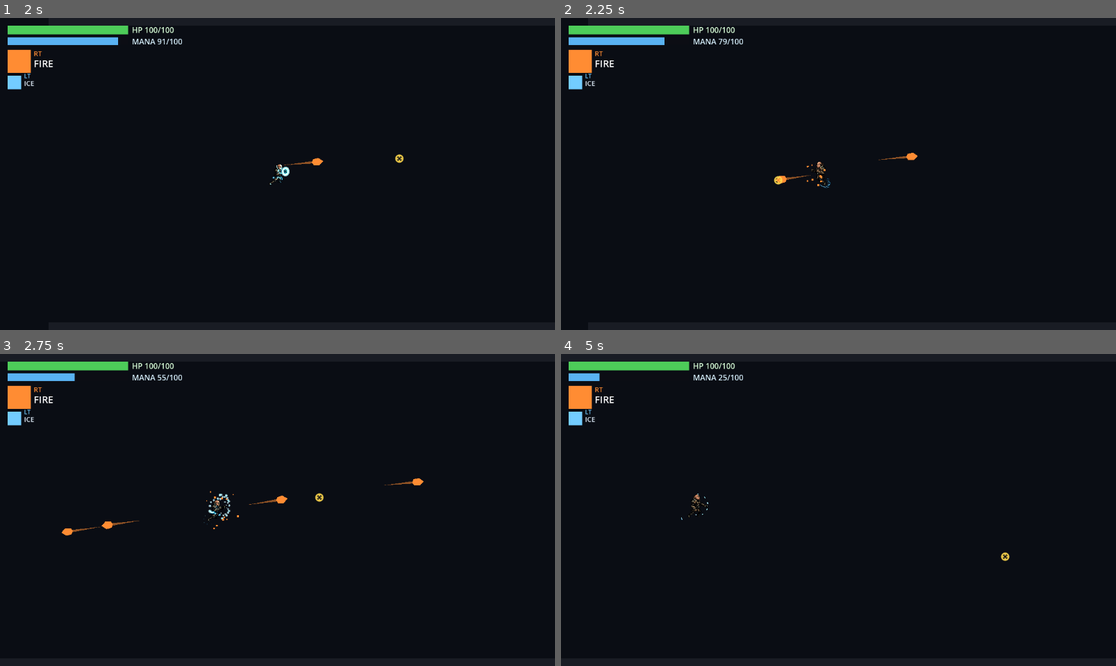
Above: before the commit, frames 1-4 (two rows, left to right).
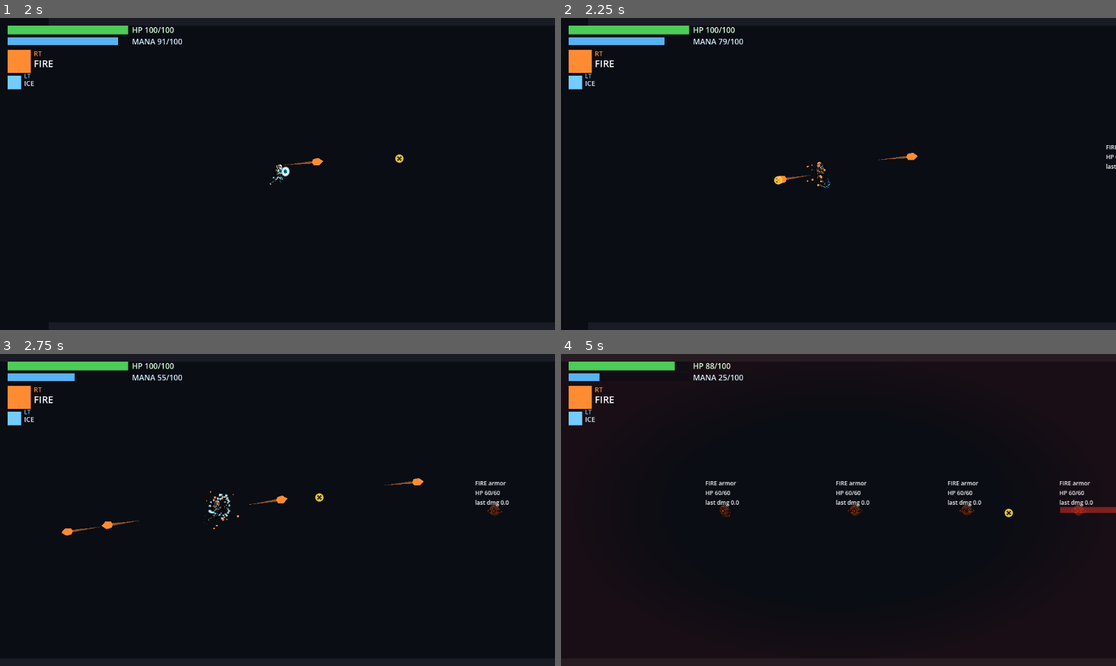
Above: after the commit, the same moments.

Repository: lordiwa/mageRage
Game: Godot game, scene res://scenes/level_select.tscn
Same seed, same stepped clock (60 frames per second), same inputs: the game is played once before the commit and once after it.
Inputs (mouse positions are in pixels of both pictures, inside the frame that each line leads up to):
- Up to frame 1 (2 s): click "Shmup 01" at 0.5 s; tap Enter at 1.25 s; move the mouse to (399, 158) at 1.27 s; hold D (move_right) from 1.28 s (still down); tap Shift (dash) at 1.35 s; click (399, 158) at 1.42 s; tap Space (jump) at 1.52 s
- Up to frame 2 (2.25 s): release D (move_right) at 2 s; drag from (727, 189) to (882, 161) at 2.02 s
- Up to frame 3 (2.75 s): no input
- Up to frame 4 (5 s): move the mouse to (894, 441) at 2.77 s; hold D (move_right) 2.78-3.5 s; tap Q (cast_secondary) at 2.85 s; tap Shift (dash) at 3.05, 4.55 s; drag from (810, 572) to (821, 450) at 3.52 s; move the mouse to (1005, 556) at 4.27 s; hold A (move_left) from 4.28 s (still down); tap 1 (element_1) at 4.35 s; tap Space (jump) at 4.52 s

Frame 1 is identical in both runs. In frame 2, less than 0.1% of the frame differs, in the area x 98-100%, y 40-49%; in frame 3, 0.2%; in frame 4, 1.3%, in the area x 20-100%, y 2-67%.

Commit message:
feat(TASK-066): stream existing flying drones in from the right in data-driven waves
Add ShmupSpawner (scripts/levels/shmup_spawner.gd) — the auto-scroll shmup
enemy stream. It emits the EXISTING EmpireDrone / ShieldDrone scenes (reused,
no new enemy type) from the camera's live RIGHT edge in timed, data-driven
waves; spawned enemies drift leftward (ENTRY_SPEED) so they approach as the
frame scrolls, and are recycled when off the LEFT edge or dead.

- Data-driven DEFAULT_WAVES: array of {enemy_type,count,spacing,y_pattern,
  t_start}; retuning is array-only. Tunable consts SPAWN_MARGIN, ENTRY_SPEED,
  SINE_AMPLITUDE_FRAC, SINE_PHASE_STEP, EDGE_INSET_FRAC.
- Pure frame-free y_for_pattern(LINE/SINE/TOP/BOTTOM, rect, index) derives the
  entry y from the live camera rect (no magic numbers).
- Deterministic seam: update(delta) drives the wave clock; spawn_callback /
  release_callback Callables let a test inject a fake scroller + spawn/release
  spies (no real frames, no real enemy .tscn). In game they default to a real
  drone factory + a DEFERRED queue_free release (TASK-044 discipline: the sweep
  runs from _physics_process, so the free is deferred, never a synchronous
  disable of a live CollisionObject).
- Wired into levels/shmup_01.tscn + shmup_01.gd (fed the auto-scroll camera on
  _ready; spawner() accessor). Shmup-only: no sector/enemy/collision/pool/flight
  files touched.

Full GUT 914/914, gdlint clean.

Co-Authored-By: Claude Opus 4.8 (1M context) <noreply@anthropic.com>

Diff:
--- a/levels/shmup_01.tscn
+++ b/levels/shmup_01.tscn
@@ -1,9 +1,10 @@
-[gd_scene load_steps=8 format=3 uid="uid://b8mageshmup001"]
+[gd_scene load_steps=9 format=3 uid="uid://b8mageshmup001"]
 
 [ext_resource type="PackedScene" uid="uid://b8mageragepl0r" path="res://scenes/player.tscn" id="1_player"]
 [ext_resource type="Script" path="res://scripts/levels/shmup_01.gd" id="2_shmup"]
 [ext_resource type="Script" path="res://scripts/levels/shmup_scroller.gd" id="3_scroller"]
 [ext_resource type="PackedScene" uid="uid://b8mageragephud0" path="res://scenes/player_hud.tscn" id="4_playerhud"]
+[ext_resource type="Script" path="res://scripts/levels/shmup_spawner.gd" id="5_spawner"]
 
 [sub_resource type="RectangleShape2D" id="Rect_floor"]
 size = Vector2(6400, 64)
@@ -72,3 +73,6 @@
 position = Vector2(220, 20)
 
 [node name="PlayerHUD" parent="." instance=ExtResource("4_playerhud")]
+
+[node name="ShmupSpawner" type="Node" parent="."]
+script = ExtResource("5_spawner")
--- a/scripts/levels/shmup_01.gd
+++ b/scripts/levels/shmup_01.gd
@@ -18,6 +18,9 @@
 @onready var _player: Node2D = get_node_or_null("Player")
 @onready var _player_spawn: Marker2D = get_node_or_null("PlayerSpawn")
 @onready var _scroller: ShmupScroller = get_node_or_null("ShmupScroller") as ShmupScroller
+## TASK-066: the enemy STREAM. Fed the auto-scroll camera on _ready so it emits the existing
+## flying-drone enemies from the LIVE right edge of the scrolling frame in data-driven waves.
+@onready var _spawner: ShmupSpawner = get_node_or_null("ShmupSpawner") as ShmupSpawner
 
 
 func _ready() -> void:
@@ -36,6 +39,10 @@
 		if _player_spawn != null:
 			_scroller.global_position = _player_spawn.global_position
 		_scroller.make_current()
+	# TASK-066: feed the spawner the live auto-scroll camera so it streams enemies in from the
+	# camera's RIGHT edge as the frame advances.
+	if _spawner != null and _scroller != null:
+		_spawner.set_scroller(_scroller)
 
 
 ## DD-014 always-flying setup, scoped to this level on the reused Player instance:
@@ -76,3 +83,8 @@
 ## Anchor accessor: the auto-scroll camera (read-only, for tests + the controller).
 func scroller() -> ShmupScroller:
 	return _scroller
+
+
+## TASK-066 accessor: the enemy stream spawner (read-only, for tests + the controller).
+func spawner() -> ShmupSpawner:
+	return _spawner
--- /dev/null
+++ b/scripts/levels/shmup_spawner.gd
@@ -0,0 +1,259 @@
+## Shmup enemy STREAM (TASK-066) — feeds the existing flying-drone enemies into the auto-scroll
+## shmup (levels/shmup_01.tscn) from the RIGHT edge of the scrolling frame, in timed
+## DATA-DRIVEN waves. Enemies drift LEFTWARD relative to the world so they approach the hero as
+## the frame scrolls past, and are RELEASED (recycled) the moment they leave the LEFT edge or
+## die. Reuses the EXISTING EmpireDrone / ShieldDrone scenes + their AI/projectiles — it only
+## PLACES them and gives them a shmup entry velocity; it invents no new enemy type.
+##
+## Scoped entirely to the shmup level (one ShmupSpawner node in shmup_01.tscn). The sectors'
+## statically-placed drones are untouched.
+##
+## UNIT-TESTABLE DETERMINISTICALLY: all timing runs through update(delta) (called directly by a
+## test, NOT buried in _physics_process), and BOTH the spawn and the release go through injected
+## Callable seams (spawn_callback / release_callback). A test feeds a fake scroller (a fixed
+## Rect2), a spawn spy (records type+position, returns a fake enemy) and a release spy — so spawn
+## count, position, and despawn are asserted with NO real frames and NO real enemy .tscn
+## instancing. In game the seams default to a real drone-instancing factory + a real free path.
+class_name ShmupSpawner extends Node
+
+## Vertical entry formations for a wave. The y of each spawned enemy is derived from the live
+## camera rect (NOT magic numbers) via y_for_pattern() so a wave reads the same at any viewport.
+enum YPattern { LINE, SINE, TOP, BOTTOM }
+
+## How far PAST the right edge of the camera rect an enemy spawns (px) — just off-screen so it
+## slides into view rather than popping in. Tunable.
+const SPAWN_MARGIN := 64.0
+
+## Leftward world speed (px/s) given to a spawned enemy so it approaches as the frame scrolls.
+## Below the drones' own chase speed so their AI still has authority once on-screen. Tunable.
+const ENTRY_SPEED := 70.0
+
+## SINE formation knobs (fraction of the rect height for the amplitude; radians of phase added
+## per member so a wave of sine enemies traces a wave, not a flat line). Tunable.
+const SINE_AMPLITUDE_FRAC := 0.30
+const SINE_PHASE_STEP := 0.9
+
+## TOP / BOTTOM inset as a fraction of the rect height from the respective edge (keeps the
+## enemy inside the playfield, clear of the greybox bounds). Tunable.
+const EDGE_INSET_FRAC := 0.20
+
+## Enemy-type index -> the EXISTING drone scene it reuses. Data-driven waves reference these by
+## index so the wave table stays free of resource paths. 0 = Empire (ELEC orb), 1 = Shield (ICE).
+const ENEMY_SCENES := {
+	0: "res://scenes/empire_drone.tscn",
+	1: "res://scenes/shield_drone.tscn",
+}
+
+## The DATA-DRIVEN wave stream — the single place to add/retune waves. Each wave is
+## {enemy_type, count, spacing, y_pattern, t_start}:
+##   enemy_type : index into ENEMY_SCENES (which existing drone to stream);
+##   count      : how many enemies the wave emits;
+##   spacing    : seconds between successive emits within the wave;
+##   y_pattern  : a YPattern (LINE/SINE/TOP/BOTTOM) entry formation;
+##   t_start    : seconds (since the spawner started) the wave's first emit fires.
+## Provisional pacing — TASK-067 owns the final tuning + win/lose. Settable so a test owns the
+## schedule.
+const DEFAULT_WAVES: Array = [
+	{"enemy_type": 0, "count": 4, "spacing": 0.8, "y_pattern": YPattern.LINE, "t_start": 1.5},
+	{"enemy_type": 1, "count": 3, "spacing": 1.0, "y_pattern": YPattern.TOP, "t_start": 6.0},
+	{"enemy_type": 0, "count": 5, "spacing": 0.6, "y_pattern": YPattern.SINE, "t_start": 10.0},
+]
+
+## The active wave stream (defaults to DEFAULT_WAVES; a test overrides it).
+var waves: Array = DEFAULT_WAVES.duplicate(true)
+
+## Spawn seam: called as spawn_callback.call(enemy_type: int, at: Vector2) -> Node2D. Returns the
+## spawned enemy handle the spawner tracks for despawn. Defaults to the real drone factory.
+var spawn_callback: Callable
+
+## Release seam: called as release_callback.call(enemy: Node2D) when an enemy leaves the LEFT
+## edge or dies. Defaults to the real free path.
+var release_callback: Callable
+
+## The auto-scroll camera (duck-typed: must expose visible_world_rect() -> Rect2). Fed by the
+## level controller; a test feeds a fake. Read each update for the LIVE right edge + rect.
+var _scroller: Object
+
+## Seconds elapsed since the spawner began driving update() — the wave clock.
+var _clock := 0.0
+
+## Per-wave count of emits already fired, parallel to `waves` (index-aligned).
+var _emitted: Array[int] = []
+
+## Currently-live enemies this spawner owns (handles returned by spawn_callback). Drives the
+## per-tick entry motion + despawn sweep.
+var _active: Array = []
+
+
+func _ready() -> void:
+	# Default the seams to the real game paths (a test overrides them before first update).
+	if not spawn_callback.is_valid():
+		spawn_callback = Callable(self, "_default_spawn")
+	if not release_callback.is_valid():
+		release_callback = Callable(self, "_default_release")
+	_reset_emit_counters()
+
+
+## Drive the spawner one tick: advance the wave clock, fire any due emits, carry the live enemies
+## leftward, and sweep the off-screen / dead ones back to the pool. Called directly by a test
+## (deterministic, frame-free) and by _physics_process in game.
+func update(delta: float) -> void:
+	_clock += delta
+	if _emitted.size() != waves.size():
+		_reset_emit_counters()
+	_fire_due_spawns()
+	_advance_active(delta)
+	_sweep_despawns()
+
+
+func _physics_process(delta: float) -> void:
+	update(delta)
+
+
+## (Re)build the per-wave emit counters to match the current `waves` length.
+func _reset_emit_counters() -> void:
+	_emitted.clear()
+	for _w in waves:
+		_emitted.append(0)
+
+
+## Fire every emit whose scheduled time has arrived. Wave i emits its k-th enemy at
+## t_start + k * spacing; we catch up any emits due by the current clock (so a coarse delta never
+## drops an enemy). Each emit asks the seam to spawn at the right edge + the wave's y-pattern.
+func _fire_due_spawns() -> void:
+	for i in range(waves.size()):
+		var wave: Dictionary = waves[i]
+		var count: int = int(wave.get("count", 0))
+		var spacing: float = float(wave.get("spacing", 1.0))
+		var t_start: float = float(wave.get("t_start", 0.0))
+		while _emitted[i] < count:
+			var due_at := t_start + float(_emitted[i]) * spacing
+			if _clock < due_at:
+				break
+			var index := _emitted[i]
+			_emitted[i] += 1
+			_emit_one(wave, index)
+
+
+## Spawn a single enemy of `wave` at member `index`: compute the spawn point (right edge +
+## SPAWN_MARGIN, y from the wave's pattern), call the spawn seam, and start tracking the handle
+## with its leftward entry velocity. A null rect (no scroller) or null handle is a safe no-op.
+func _emit_one(wave: Dictionary, index: int) -> void:
+	if _scroller == null or not spawn_callback.is_valid():
+		return
+	var rect: Rect2 = _scroller.visible_world_rect()
+	var pattern: int = int(wave.get("y_pattern", YPattern.LINE))
+	var at := Vector2(
+		rect.position.x + rect.size.x + SPAWN_MARGIN,
+		y_for_pattern(pattern, rect, index),
+	)
+	var enemy: Variant = spawn_callback.call(int(wave.get("enemy_type", 0)), at)
+	if enemy == null:
+		return
+	_active.append(enemy)
+
+
+## Carry every live enemy LEFTWARD by ENTRY_SPEED * delta (world drift, on top of its own AI), so
+## it approaches the hero as the frame scrolls. Skips any handle that vanished.
+func _advance_active(delta: float) -> void:
+	for enemy in _active:
+		if enemy == null or not is_instance_valid(enemy):
+			continue
+		if enemy is Node2D:
+			(enemy as Node2D).global_position.x -= ENTRY_SPEED * delta
+
+
+## Sweep the active set: release (recycle) any enemy that has left the LEFT edge of the camera
+## rect OR reports dead, dropping it from the active set so it is never released twice. Rebuilds
+## the active list to also drop freed handles.
+func _sweep_despawns() -> void:
+	if _scroller == null:
+		return
+	var rect: Rect2 = _scroller.visible_world_rect()
+	var left_edge := rect.position.x
+	var survivors: Array = []
+	for enemy in _active:
+		if enemy == null or not is_instance_valid(enemy):
+			continue
+		if _should_release(enemy, left_edge):
+			if release_callback.is_valid():
+				release_callback.call(enemy)
+			continue
+		survivors.append(enemy)
+	_active = survivors
+
+
+## Release predicate: off the LEFT edge (fully past it) or dead. Duck-typed is_dead() so a fake
+## enemy (test) and a real drone (Health-backed is_dead) both work.
+func _should_release(enemy: Object, left_edge: float) -> bool:
+	if enemy is Node2D and (enemy as Node2D).global_position.x < left_edge:
+		return true
+	if enemy.has_method("is_dead") and enemy.is_dead():
+		return true
+	return false
+
+
+## Pure, frame-free formation helper: the spawn y for member `index` of a wave, derived from the
+## camera `rect` (no magic numbers). LINE centers all members; TOP/BOTTOM inset from an edge;
+## SINE oscillates around the center, phase-stepped per member so a wave traces a sine.
+static func y_for_pattern(pattern: int, rect: Rect2, index: int) -> float:
+	var center := rect.position.y + rect.size.y * 0.5
+	match pattern:
+		YPattern.TOP:
+			return rect.position.y + rect.size.y * EDGE_INSET_FRAC
+		YPattern.BOTTOM:
+			return rect.position.y + rect.size.y * (1.0 - EDGE_INSET_FRAC)
+		YPattern.SINE:
+			var amp := rect.size.y * SINE_AMPLITUDE_FRAC
+			return center + sin(float(index) * SINE_PHASE_STEP) * amp
+		_:
+			return center
+
+
+## The existing drone PackedScene a wave's enemy_type reuses (or null for an unknown index).
+## Public so a test can assert each wave maps to a REAL existing scene (no new enemy type).
+func enemy_scene_for(enemy_type: int) -> PackedScene:
+	var path: String = ENEMY_SCENES.get(enemy_type, "")
+	if path == "" or not ResourceLoader.exists(path):
+		return null
+	return load(path) as PackedScene
+
+
+# --- Scroller wiring ---------------------------------------------------------
+
+## Feed the spawner the auto-scroll camera (the live right-edge / rect source). Duck-typed so a
+## test can pass a fake exposing visible_world_rect().
+func set_scroller(scroller: Object) -> void:
+	_scroller = scroller
+
+
+## True once a scroller has been fed (wiring assertion for the level test).
+func has_scroller() -> bool:
+	return _scroller != null
+
+
+# --- Default (real-game) seams -----------------------------------------------
+
+## Default spawn path: instance the existing drone scene for `enemy_type`, place it at `at` in the
+## current scene, and hand it back. Reuses the drone's own _ready (collision layer 3, FSM, target
+## resolution from the "player" group). Returns null if the scene can't be resolved.
+func _default_spawn(enemy_type: int, at: Vector2) -> Node2D:
+	var scene := enemy_scene_for(enemy_type)
+	if scene == null:
+		return null
+	var enemy := scene.instantiate() as Node2D
+	if enemy == null:
+		return null
+	var parent: Node = get_parent() if get_parent() != null else self
+	parent.add_child(enemy)
+	enemy.global_position = at
+	return enemy
+
+
+## Default release path: free the enemy. TASK-044 discipline — the sweep runs from update()
+## (driven by _physics_process), which CAN coincide with the enemy's own area/body callbacks, so
+## the free is DEFERRED (queue_free) and never a synchronous disable of a live CollisionObject.
+func _default_release(enemy: Node2D) -> void:
+	if enemy == null or not is_instance_valid(enemy):
+		return
+	enemy.queue_free()
--- a/test/test_shmup_spawner.gd
+++ b/test/test_shmup_spawner.gd
@@ -51,20 +51,30 @@
 	extends RefCounted
 	var spawns: Array = []
 	var released: Array = []
+	## Where fake enemies are parented (an in-tree, auto-freed node) so they don't leak as
+	## orphans. Set by the test before driving the spawner.
+	var parent: Node
 
 	func spawn(enemy_type: int, at: Vector2) -> Node2D:
 		var e := FakeEnemy.new()
+		if parent != null:
+			parent.add_child(e)
 		e.global_position = at
 		spawns.append({"type": enemy_type, "position": at, "enemy": e})
 		return e
 
 	func release(enemy: Node2D) -> void:
 		released.append(enemy)
+		# Recycle: free the fake handle (mirrors the real deferred free) so it doesn't orphan.
+		if enemy != null and is_instance_valid(enemy):
+			enemy.queue_free()
 
 
 ## Build a spawner wired to a fake scroller + a spawn spy, with a single explicit wave so the
 ## test owns the schedule. Auto-frees. `waves` overrides the default data-driven stream.
 func _make_spawner(spy: SpawnSpy, scroller: FakeScroller, waves: Array) -> ShmupSpawner:
+	# Parent fake enemies under the (in-tree, auto-freed) scroller so they don't leak as orphans.
+	spy.parent = scroller
 	var s := ShmupSpawnerScript.new() as ShmupSpawner
 	s.set_scroller(scroller)
 	s.spawn_callback = Callable(spy, "spawn")
Not shown, added: scripts/levels/shmup_spawner.gd.uid
Not shown, added: test/test_shmup_enemy_stream.gd.uid
Not shown, added: test/test_shmup_spawner.gd.uid
